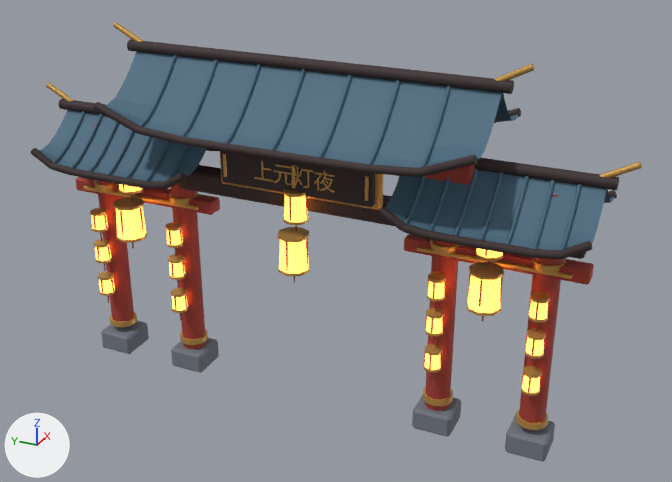
Two versions of the glTF model packages/assets/shangyuan/models/model-paifang.glb, one commit apart.
One viewpoint serves both versions: a 50 mm camera at (-14.35, -7.04, 10.63) aimed at (0.15, -0.52, 3.39). Arrows for +X, +Y and +Z are at lower left; the lights stay in place. The older version comes first. Where no turn or scale is listed for an object, it has been applied to the vertices. Vertices at exactly the same position are counted once.

Script lines for the objects in view, before the commit:
```python
ob_model_paifang = bpy.data.objects.new('model-paifang', me_model_paifang)
ob_model_paifang.location = (0.0, 0.0, 0.0)
ob_sign_上元灯夜 = bpy.data.objects.new('Sign_上元灯夜', me_sign_上元灯夜)
ob_sign_上元灯夜.location = (-0.53, 0.0, 4.85)
```
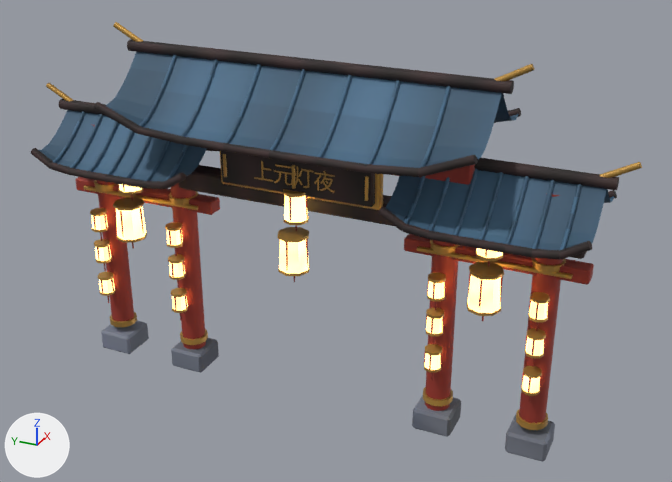
Changed parts and their boxes (x1, y1, x2, y2) in the pictures (672 x 482 px):
'model-paifang', surface changed: (38, 22, 641, 440) in both

What changed in the scene script:
```text
Change mat_sy_stone:
    where n0 = _N.new('ShaderNodeBsdfPrincipled'); n0.name = 'Principled BSDF'
    remove n0.inputs[0].default_value = (0.175, 0.191, 0.231, 1.0)  # 'Base Color', grey #747984
    add n2 = _N.new('ShaderNodeTexImage'); n2.name = 'Image Texture'
    add n2.image = img_t_sy_stone_basecolor
    add n3 = _N.new('ShaderNodeNormalMap'); n3.name = 'Normal Map'
    add n3.uv_map = 'UVMap'
    add n3.inputs[0].default_value = 0.65  # 'Strength'
    add n4 = _N.new('ShaderNodeTexImage'); n4.name = 'Image Texture.001'
    add n4.image = img_t_sy_stone_normal
    add _L.new(n2.outputs[0], n0.inputs[0])  # 'Color' to 'Base Color'
    add _L.new(n3.outputs[0], n0.inputs[5])  # 'Normal' to 'Normal'
    add _L.new(n4.outputs[0], n3.inputs[1])  # 'Color' to 'Color'
Change mat_sy_vermilion:
    where n0 = _N.new('ShaderNodeBsdfPrincipled'); n0.name = 'Principled BSDF'
    remove n0.inputs[0].default_value = (0.366, 0.0437, 0.0296, 1.0)  # 'Base Color', red #a33b30
    add n2 = _N.new('ShaderNodeTexImage'); n2.name = 'Image Texture'
    add n2.image = img_t_sy_vermilion_basecolor
    add n3 = _N.new('ShaderNodeNormalMap'); n3.name = 'Normal Map'
    add n3.uv_map = 'UVMap'
    add n3.inputs[0].default_value = 0.65  # 'Strength'
    add n4 = _N.new('ShaderNodeTexImage'); n4.name = 'Image Texture.001'
    add n4.image = img_t_sy_vermilion_normal
    add _L.new(n2.outputs[0], n0.inputs[0])  # 'Color' to 'Base Color'
    add _L.new(n3.outputs[0], n0.inputs[5])  # 'Normal' to 'Normal'
    add _L.new(n4.outputs[0], n3.inputs[1])  # 'Color' to 'Color'
Change mat_sy_gold:
    where n0 = _N.new('ShaderNodeBsdfPrincipled'); n0.name = 'Principled BSDF'
    remove n0.inputs[0].default_value = (0.638, 0.361, 0.0908, 1.0)  # 'Base Color', orange #d1a255
    add n2 = _N.new('ShaderNodeTexImage'); n2.name = 'Image Texture'
    add n2.image = img_t_sy_gold_basecolor
    add n3 = _N.new('ShaderNodeNormalMap'); n3.name = 'Normal Map'
    add n3.uv_map = 'UVMap'
    add n3.inputs[0].default_value = 0.65  # 'Strength'
    add n4 = _N.new('ShaderNodeTexImage'); n4.name = 'Image Texture.001'
    add n4.image = img_t_sy_gold_normal
    add _L.new(n2.outputs[0], n0.inputs[0])  # 'Color' to 'Base Color'
    add _L.new(n3.outputs[0], n0.inputs[5])  # 'Normal' to 'Normal'
    add _L.new(n4.outputs[0], n3.inputs[1])  # 'Color' to 'Color'
Change mat_sy_roof:
    where n0 = _N.new('ShaderNodeBsdfPrincipled'); n0.name = 'Principled BSDF'
    remove n0.inputs[0].default_value = (0.0666, 0.144, 0.209, 1.0)  # 'Base Color', blue #496a7e
    add n2 = _N.new('ShaderNodeTexImage'); n2.name = 'Image Texture'
    add n2.image = img_t_sy_roof_basecolor
    add n3 = _N.new('ShaderNodeNormalMap'); n3.name = 'Normal Map'
    add n3.uv_map = 'UVMap'
    add n3.inputs[0].default_value = 0.65  # 'Strength'
    add n4 = _N.new('ShaderNodeTexImage'); n4.name = 'Image Texture.001'
    add n4.image = img_t_sy_roof_normal
    add _L.new(n2.outputs[0], n0.inputs[0])  # 'Color' to 'Base Color'
    add _L.new(n3.outputs[0], n0.inputs[5])  # 'Normal' to 'Normal'
    add _L.new(n4.outputs[0], n3.inputs[1])  # 'Color' to 'Color'
Change mat_sy_lantern:
    remove # nodes: BsdfPrincipled, OutputMaterial
    remove # colours: beige #ffd18a, orange #ff9e3d
    nodes: BsdfPrincipled, NormalMap, OutputMaterial, TexImage x3
    uses the picture img_t_sy_lantern_basecolor
    uses the picture img_t_sy_lantern_normal
Change me_model_paifang:
    where me_model_paifang.from_pydata(...)  # 6033 vertices, 10224 faces; spans x -1.43..1.43, y -5.78..5.78, z 0.01..7.12
    me_model_paifang part 1: texture (UV) coordinates changed
```
